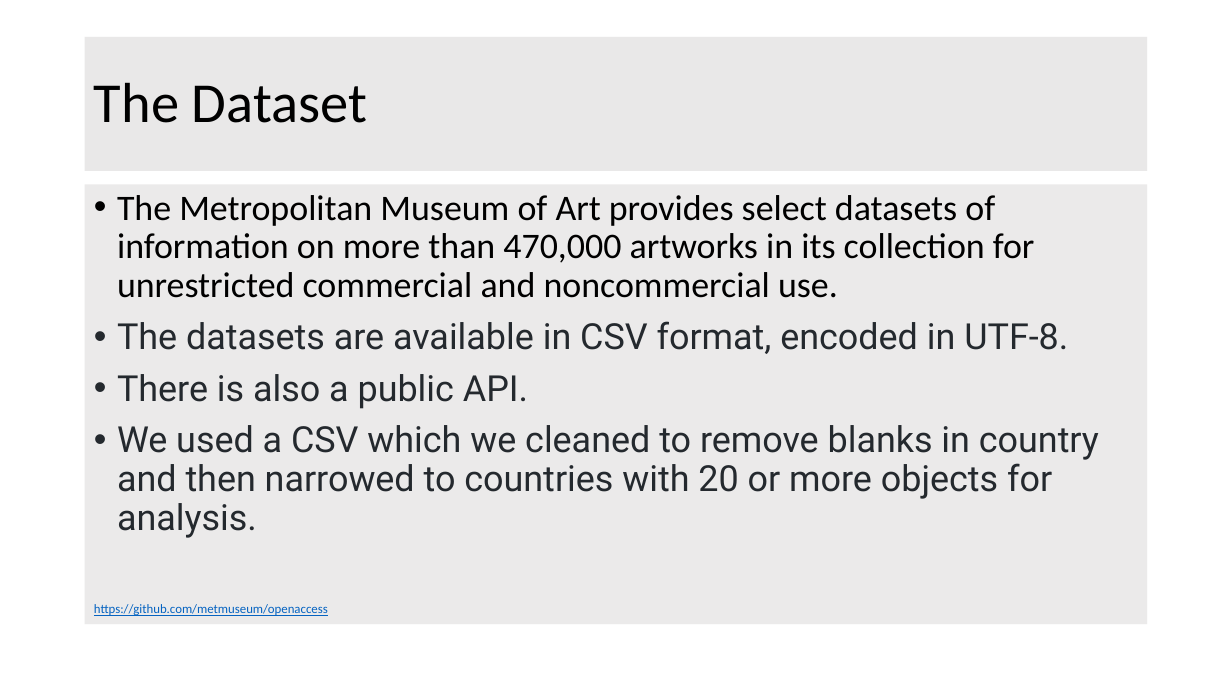
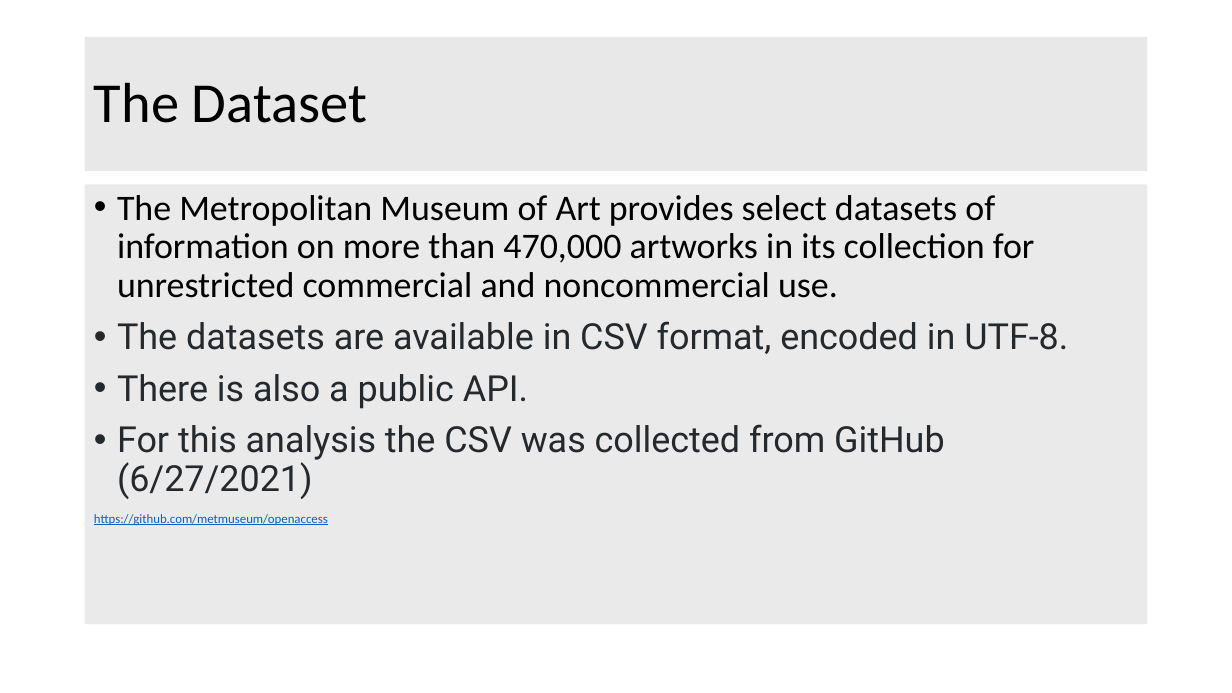
Before and after one commit to MtSopris/ProjectMet2, a slide deck: slide 3 of Analysis of th MET.pptx. Drawn at 1232x693 pixels with LibreOffice and Linux fonts; fonts in the diff are those of the drawing; background and template pictures are left out. Boxes give left, top, right and bottom in pixels: in the first picture for what was removed or moved away, otherwise in the second. Text is boxed around its words. In the diff, an @@ line names an element or a change of style, - is before the commit and + after.

Commit message:
clean_start_2 added summary updated pp

```diff
--- a/Analysis of th MET.pptx
+++ b/Analysis of th MET.pptx
@@ text at [117, 424, 944, 499]: text changed @@
-• We used a CSV which we cleaned to remove blanks in country and then narrowed to countries with 20 or more objects for analysis.
+• For this analysis the CSV was collected from GitHub (6/27/2021)
```
Also in this commit, not shown: 5 other slides changed, 3 other files.
